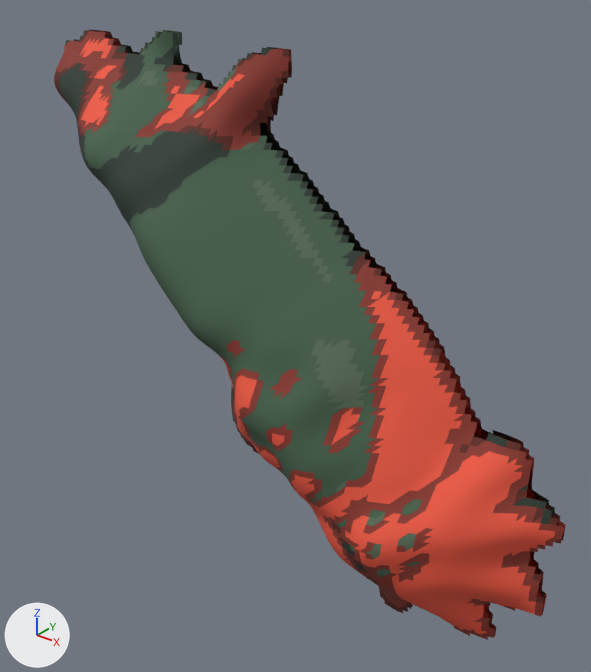
The glTF model phaser-game/public/assets/models3d/dracopaia.glb as it was, and as the next commit left it.
Both versions are drawn from a camera (50 mm lens) standing at (1024.0, -1263.0, 1404.0) and looking at (7.0, 8.0, 616.0). The lights are fixed; the arrows at lower left show +X, +Y and +Z. The picture after the commit comes second. Vertices at exactly the same position are counted once.

Objects in the first picture: 'dracopaia'.
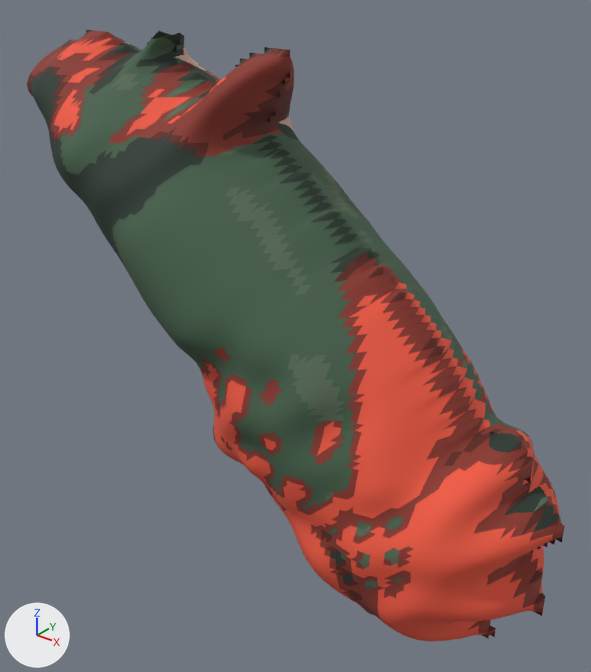
Changed parts and their boxes (x1, y1, x2, y2) in the pictures (591 x 672 px):
'dracopaia', reshaped: before (54, 30, 566, 640); after (27, 30, 565, 641)
part 1 of me_dracopaia, rebuilt: before (54, 30, 564, 640); after (27, 30, 565, 641)
part 2 of me_dracopaia, deleted (mostly hidden): before (74, 30, 566, 637)

The change, as a list of edits to the scene's bpy script:
```text
Add mat_palette_5:
    mat_palette_5 = principled_material('palette_5')
    mat_palette_5.base_color = (0.68, 0.445, 0.372)  # beige #d7b2a4
    mat_palette_5.roughness = 0.8
Change me_dracopaia:
    used by ob_dracopaia; location = (0.0, 0.0, 0.0)
    remove me_dracopaia.from_pydata(...)  # 9524 vertices, 18144 faces; spans x -666.0..653.0, y -258.0..258.0, z 13.0..1228.0
    add me_dracopaia.from_pydata(...)  # 9083 vertices, 18091 faces; spans x -666.0..653.0, y -289.0..289.0, z 13.0..1228.0
    me_dracopaia part 1: the loose piece of 4762 vertices spanning x -666.0..653.0, y -258.0..-3.0, z 13.0..1228.0 is rebuilt with 9083 vertices and now spans x -666.0..653.0, y -289.0..289.0, z 13.0..1228.0
    me_dracopaia part 2: the loose piece of 4762 vertices spanning x -666.0..653.0, y 3.0..258.0, z 13.0..1228.0 is deleted
    add me_dracopaia.materials.append(mat_palette_5)  # beige #d7b2a4
```
